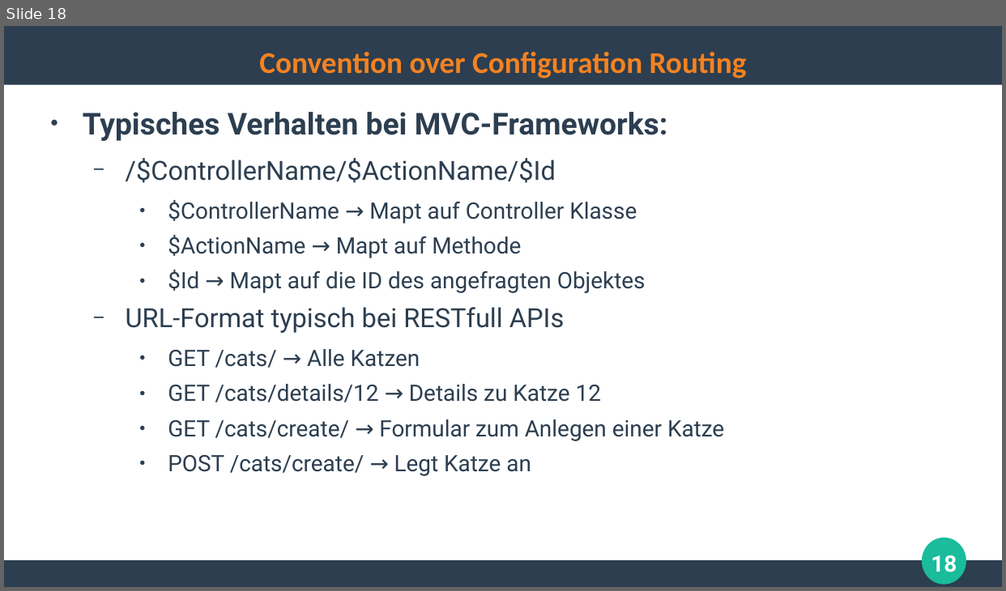
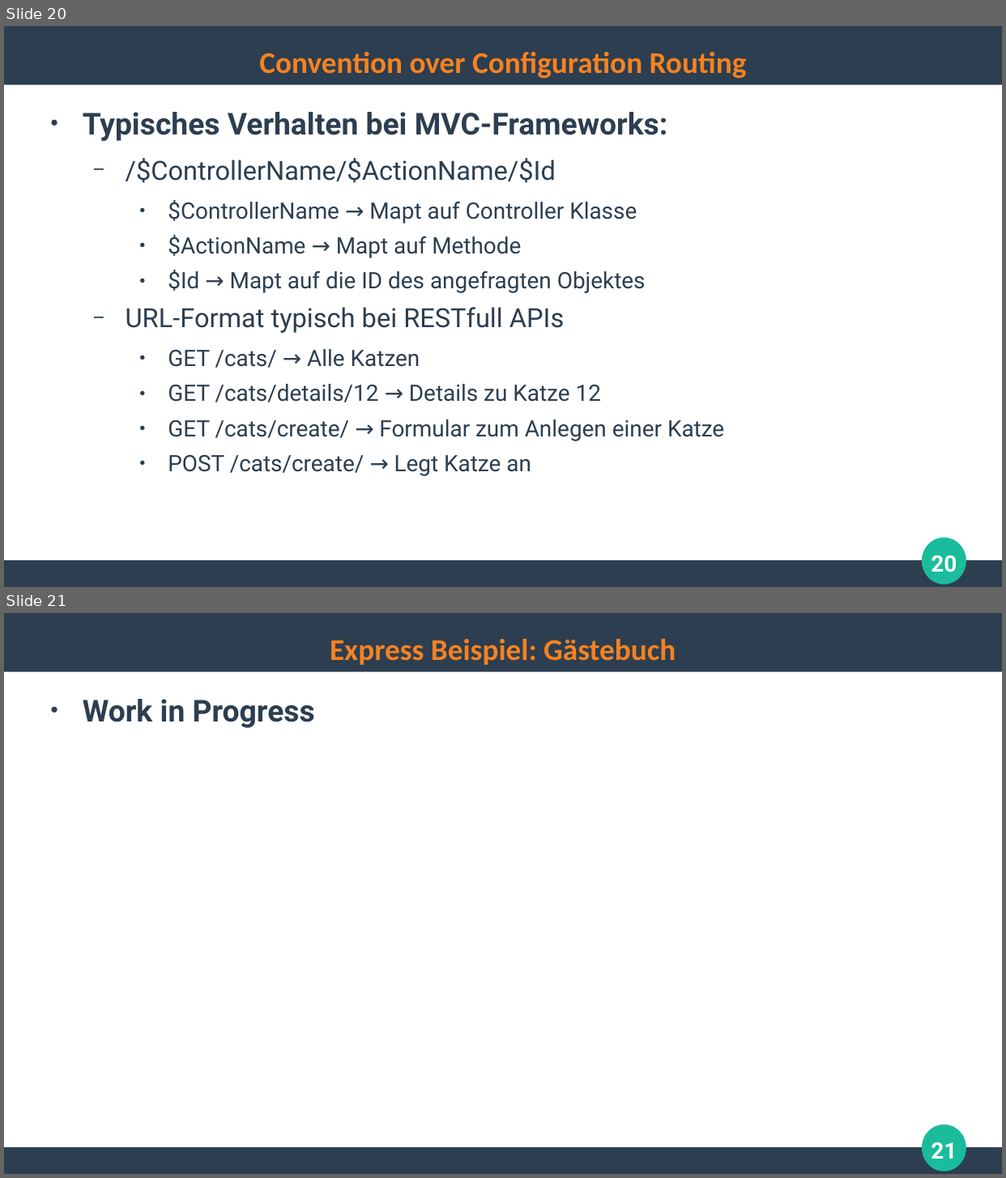
Before and after one commit to ghandmann/HS-AlbSig-WebAnwendungen2, a slide deck: Kapitel/04_WebFrameworks_1x1.odp. Shown one above the other, each under a label of ours: slide 18 before the commit, slides 20 and 21 after it. The pictures are 1006x591 and 1006x1178 pixels, drawn with LibreOffice and Linux fonts; fonts in the diff are those of the drawing. Boxes give left, top, right and bottom in pixels: in the first picture for what was removed or moved away, otherwise in the second. Text is boxed around its words. In the diff, an @@ line names an element or a change of style, - is before the commit and + after.

Commit message:
remove jersey, integrate express

```diff
--- a/Kapitel/04_WebFrameworks_1x1.odp
+++ b/Kapitel/04_WebFrameworks_1x1.odp
@@ slide 21 added at <box>4,613,1002,1174</box>, background #FFFFFF; not listed: 3 template elements that a slide beside it also shows @@
@@ title added at <box>330,639,675,665</box>, 24 pt, text #F58220, bold @@
+Express Beispiel: Gästebuch
@@ text added at <box>83,699,315,728</box>, 24 pt, text #2C3E50, bold @@
+● Work in Progress
@@ page number added at <box>931,1143,957,1159</box>, 18 pt, text #FFFFFF, bold @@
+21
@@ what was slide 18 is now slide 20 @@
@@ page number at <box>931,556,957,573</box>: text changed @@
-18
+20
```
Also in this commit, not shown: 1 slide changed, 5 other slides added, 4 slides removed.
